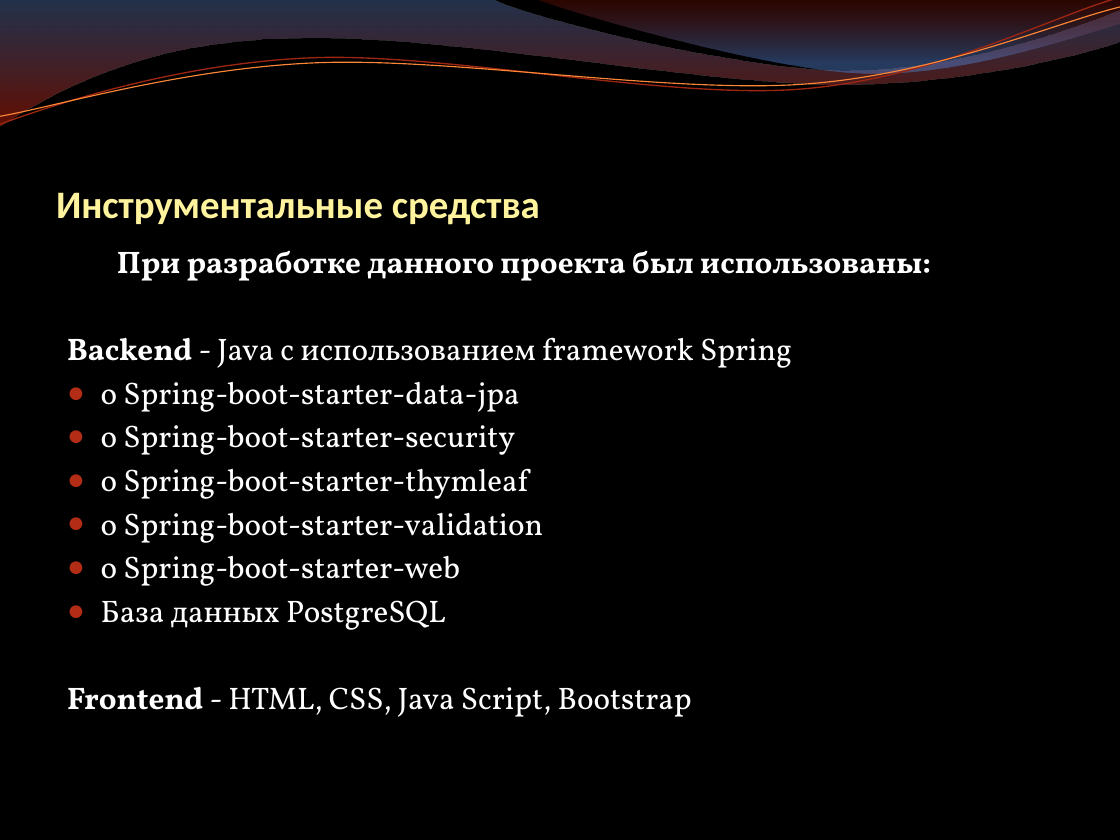
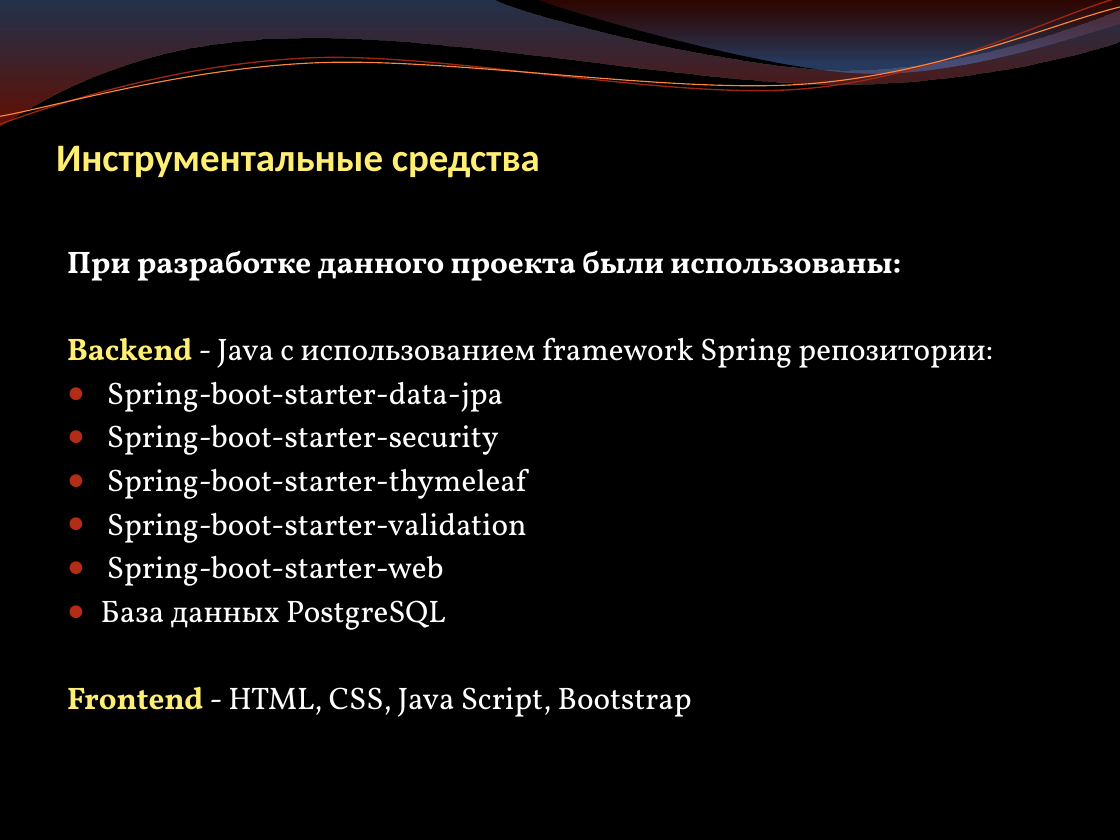
Before and after one commit to OksanaUmanets/final-project1, a slide deck: slide 6 of Презентация.pptx (slide 5 before the commit). Drawn at 1120x840 pixels with LibreOffice and Linux fonts; fonts in the diff are those of the drawing; background and template pictures are left out. Boxes give left, top, right and bottom in pixels: in the first picture for what was removed or moved away, otherwise in the second. Text is boxed around its words. In the diff, an @@ line names an element or a change of style, - is before the commit and + after.

```diff
--- a/Презентация.pptx
+++ b/Презентация.pptx
@@ title "Инструментальные средства" at box(56, 145, 540, 178): text colour #FFF39D to #FFEE74 @@
@@ text at box(67, 250, 993, 586): text changed @@
-При разработке данного проекта был использованы:
-Backend - Java c использованием framework Spring
-● o Spring-boot-starter-data-jpa
-● o Spring-boot-starter-security
-● o Spring-boot-starter-thymleaf
-● o Spring-boot-starter-validation
-● o Spring-boot-starter-web
+При разработке данного проекта были использованы:
+Backend - Java c использованием framework Spring репозитории:
+● Spring-boot-starter-data-jpa
+● Spring-boot-starter-security
+● Spring-boot-starter-thymeleaf
+● Spring-boot-starter-validation
+● Spring-boot-starter-web
@@ text at box(67, 686, 692, 717): text colour #FFFFFF to #FFEE74 in "Frontend" @@
```
Also in this commit, not shown: 6 other slides changed, 2 slides added, 4 other files.
